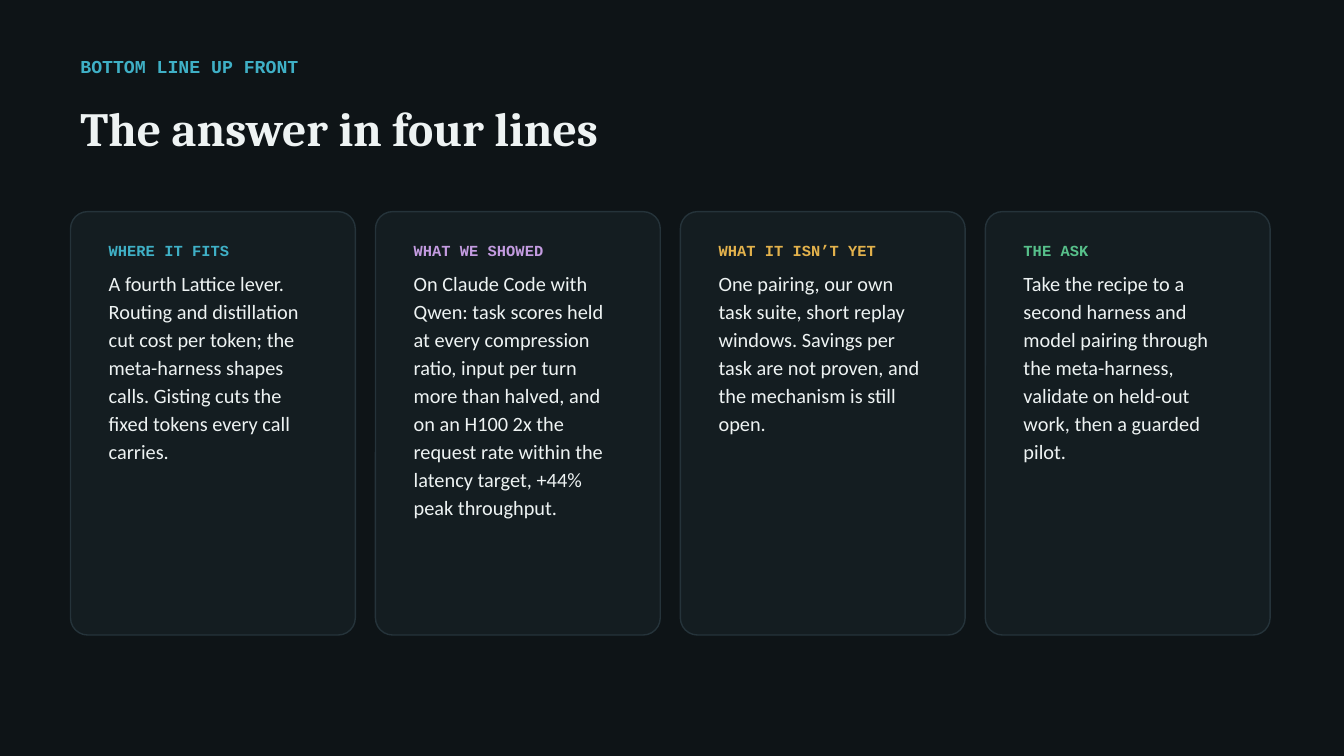
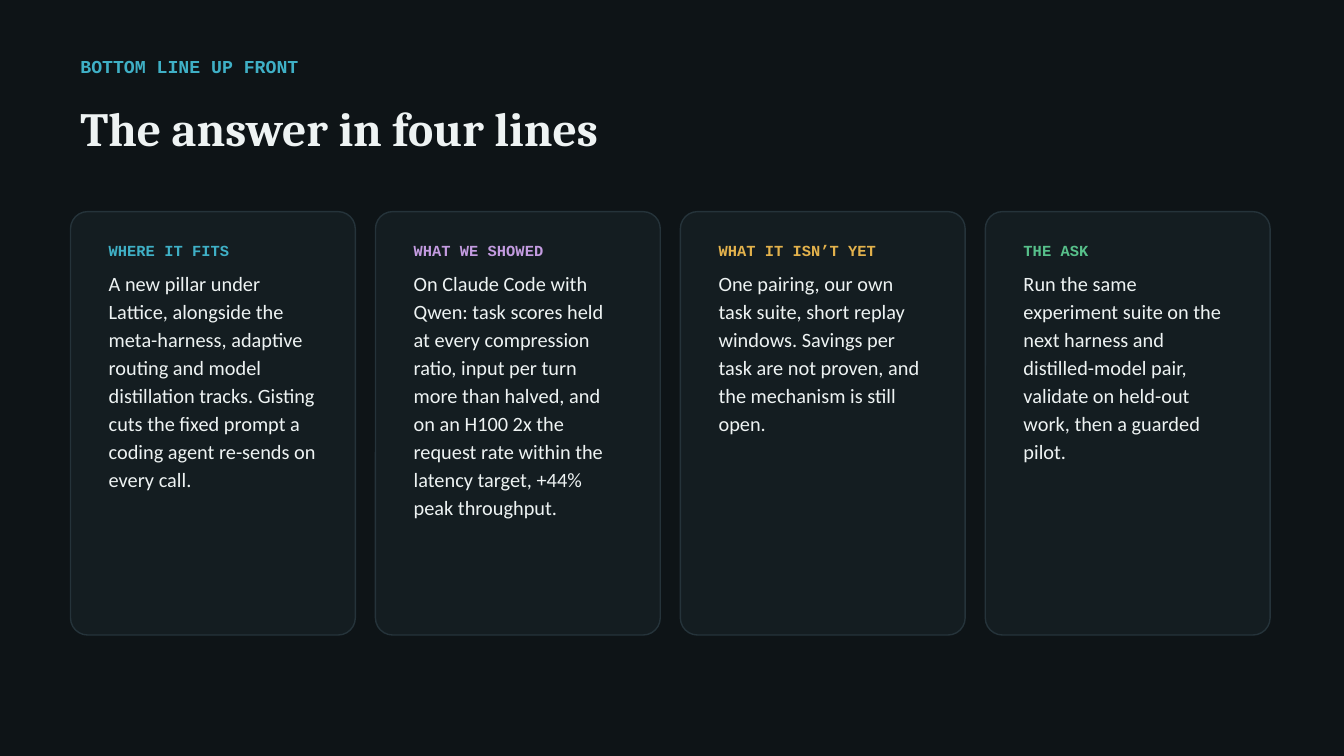
Before and after one commit to arunmenon/gisting-coding-agent, a slide deck: slide 2 of Gisting-CTO-deck.pptx. Drawn at 1344x756 pixels with LibreOffice and Linux fonts; fonts in the diff are those of the drawing. Boxes give left, top, right and bottom in pixels: in the first picture for what was removed or moved away, otherwise in the second. Text is boxed around its words. In the diff, an @@ line names an element or a change of style, - is before the commit and + after.

Commit message:
Deck: remove inferred pillar integrations; keep distil-then-gist as the one synergy, inner loop as a proposal, span study per harness and distilled-model pair

```diff
--- a/Gisting-CTO-deck.pptx
+++ b/Gisting-CTO-deck.pptx
@@ text at [109, 277, 315, 491]: text changed @@
-A fourth Lattice lever. Routing and distillation cut cost per token; the meta-harness shapes calls. Gisting cuts the fixed tokens every call carries.
+A new pillar under Lattice, alongside the meta-harness, adaptive routing and model distillation tracks. Gisting cuts the fixed prompt a coding agent re-sends on every call.
@@ text at [1023, 277, 1221, 463]: text changed @@
-Take the recipe to a second harness and model pairing through the meta-harness, validate on held-out work, then a guarded pilot.
+Run the same experiment suite on the next harness and distilled-model pair, validate on held-out work, then a guarded pilot.
```
Also in this commit, not shown: 5 other slides changed, 3 slides added, 3 slides removed, 3 other files.
